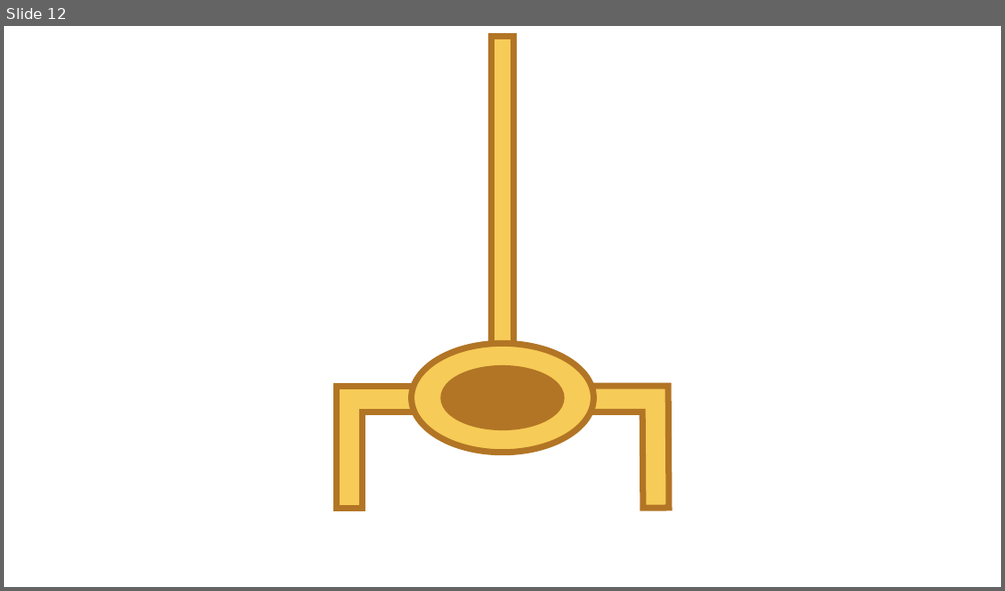
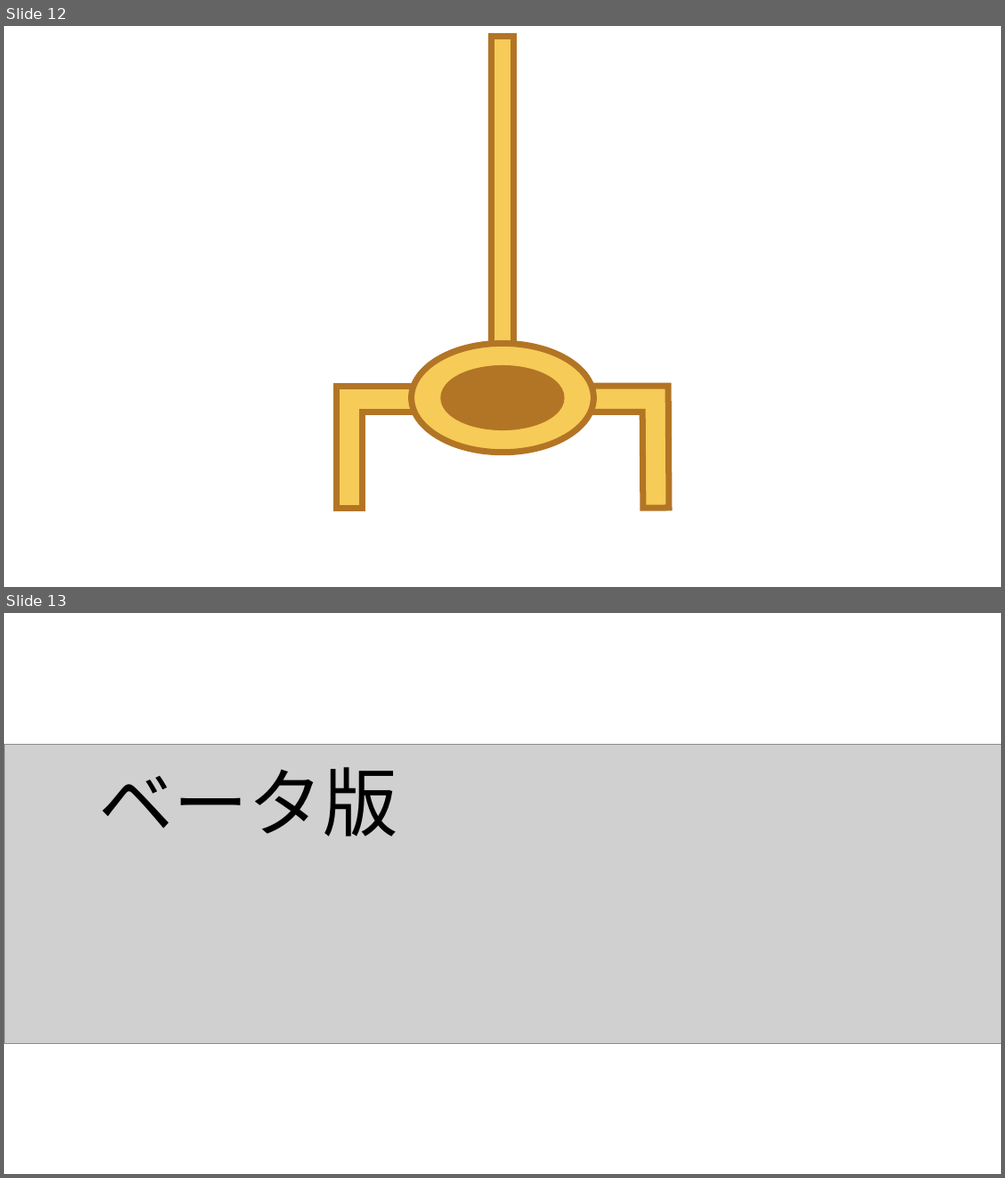
Before and after one commit to fai227/ball-game, a slide deck: _tmp/イメージ.pptx. Shown one above the other, each under a label of ours: slide 12 before the commit, slides 12 and 13 after it. The pictures are 1005x591 and 1005x1178 pixels, drawn with LibreOffice and Linux fonts; fonts in the diff are those of the drawing; grey boxes stand for pictures. Boxes give left, top, right and bottom in pixels: in the first picture for what was removed or moved away, otherwise in the second. Text is boxed around its words. In the diff, an @@ line names an element or a change of style, - is before the commit and + after.

```diff
--- a/_tmp/イメージ.pptx
+++ b/_tmp/イメージ.pptx
@@ slide 13 added at bbox=[4, 613, 1001, 1174], background #FFFFFF @@
@@ picture added at bbox=[4, 744, 1001, 1043] @@
@@ text added at bbox=[98, 767, 397, 836], 72 pt, text #000000 @@
+ベータ版
```
Also in this commit, not shown: 10 other files.
